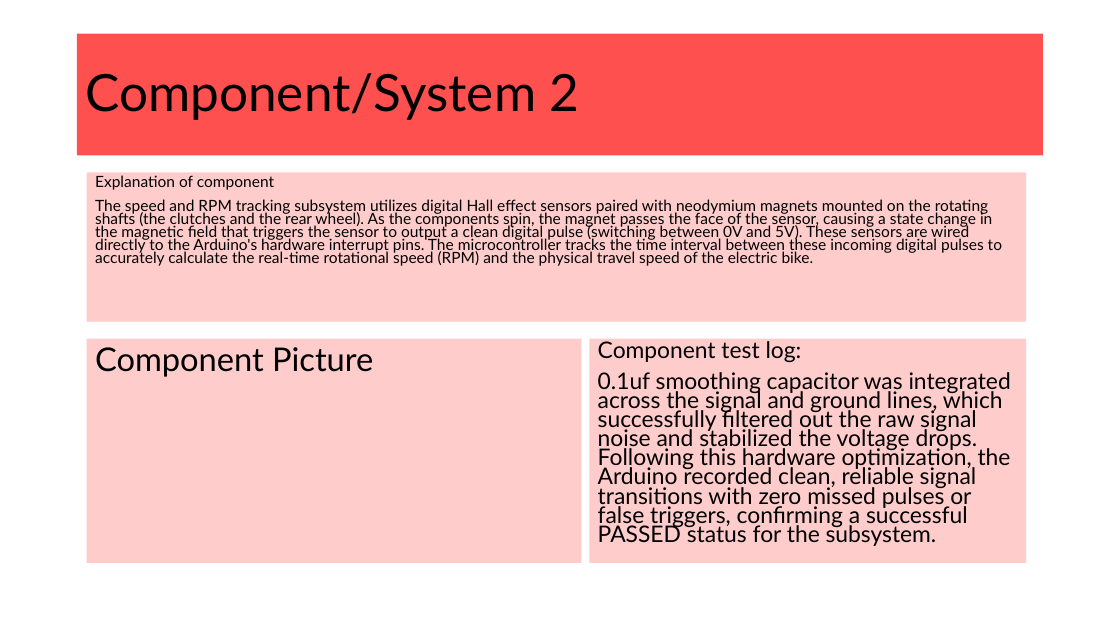
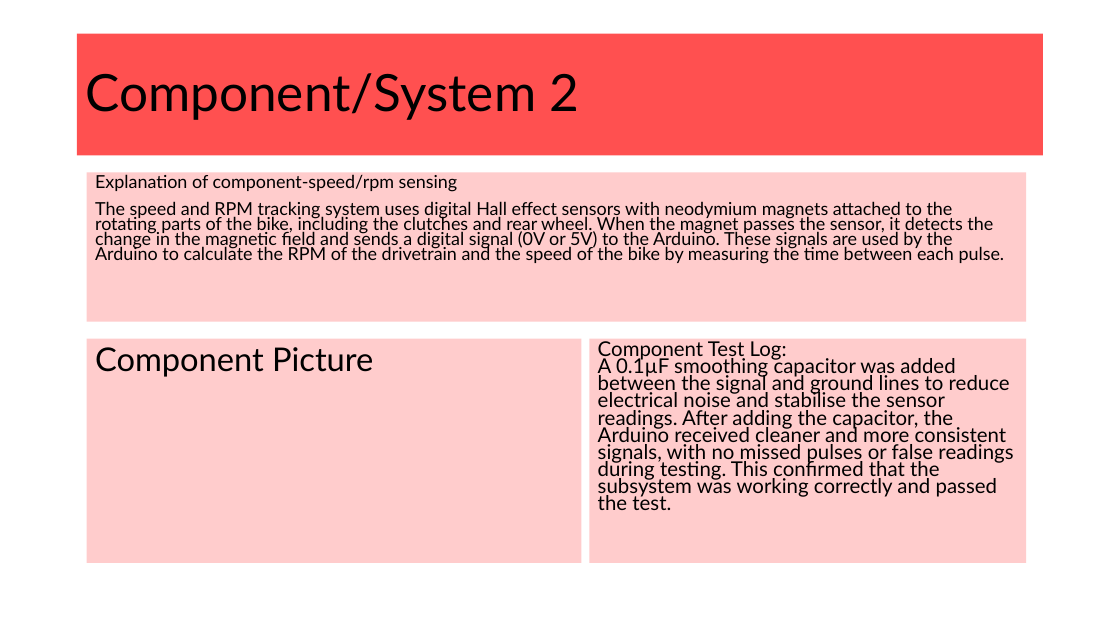
Before and after one commit to Heinrich70/Heinrich-13-Di-70cc-hybrid-pitbike, a slide deck: slide 15 of AS91904 Electronics Heinrich Venter.pptx (slide 14 before the commit). Drawn at 1120x630 pixels with LibreOffice and Linux fonts; fonts in the diff are those of the drawing. Boxes give left, top, right and bottom in pixels: in the first picture for what was removed or moved away, otherwise in the second. Text is boxed around its words. In the diff, an @@ line names an element or a change of style, - is before the commit and + after.

```diff
--- a/AS91904 Electronics Heinrich Venter.pptx
+++ b/AS91904 Electronics Heinrich Venter.pptx
@@ text at (95, 174, 1005, 264): text changed; size 13.3 to 15.4 pt @@
-Explanation of component
-The speed and RPM tracking subsystem utilizes digital Hall effect sensors paired with neodymium magnets mounted on the rotating shafts (the clutches and the rear wheel). As the components spin, the magnet passes the face of the sensor, causing a state change in the magnetic field that triggers the sensor to output a clean digital pulse (switching between 0V and 5V). These sensors are wired directly to the Arduino's hardware interrupt pins. The microcontroller tracks the time interval between these incoming digital pulses to accurately calculate the real-time rotational speed (RPM) and the physical travel speed of the electric bike.
+Explanation of component-speed/rpm sensing
+The speed and RPM tracking system uses digital Hall effect sensors with neodymium magnets attached to the rotating parts of the bike, including the clutches and rear wheel. When the magnet passes the sensor, it detects the change in the magnetic field and sends a digital signal (0V or 5V) to the Arduino. These signals are used by the Arduino to calculate the RPM of the drivetrain and the speed of the bike by measuring the time between each pulse.
@@ text in rectangle at (598, 341, 1013, 510): text changed; size 19.6 to 17.5 pt @@
-Component test log:
-0.1uf smoothing capacitor was integrated across the signal and ground lines, which successfully filtered out the raw signal noise and stabilized the voltage drops. Following this hardware optimization, the Arduino recorded clean, reliable signal transitions with zero missed pulses or false triggers, confirming a successful PASSED status for the subsystem.
+Component Test Log:
+A 0.1µF smoothing capacitor was added between the signal and ground lines to reduce electrical noise and stabilise the sensor readings. After adding the capacitor, the Arduino received cleaner and more consistent signals, with no missed pulses or false readings during testing. This confirmed that the subsystem was working correctly and passed the test.
```
Also in this commit, not shown: 12 other slides changed, 1 slide added, 1 other file.
